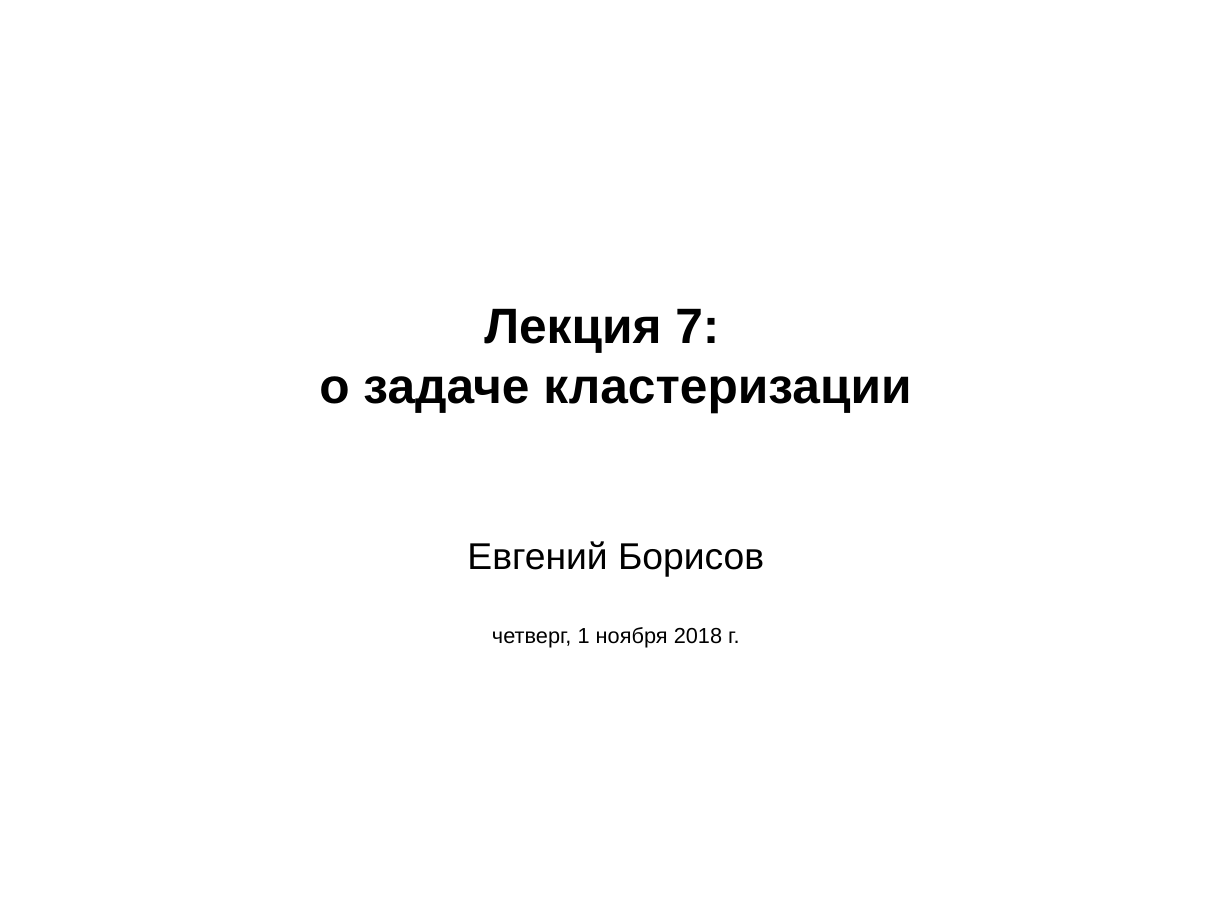
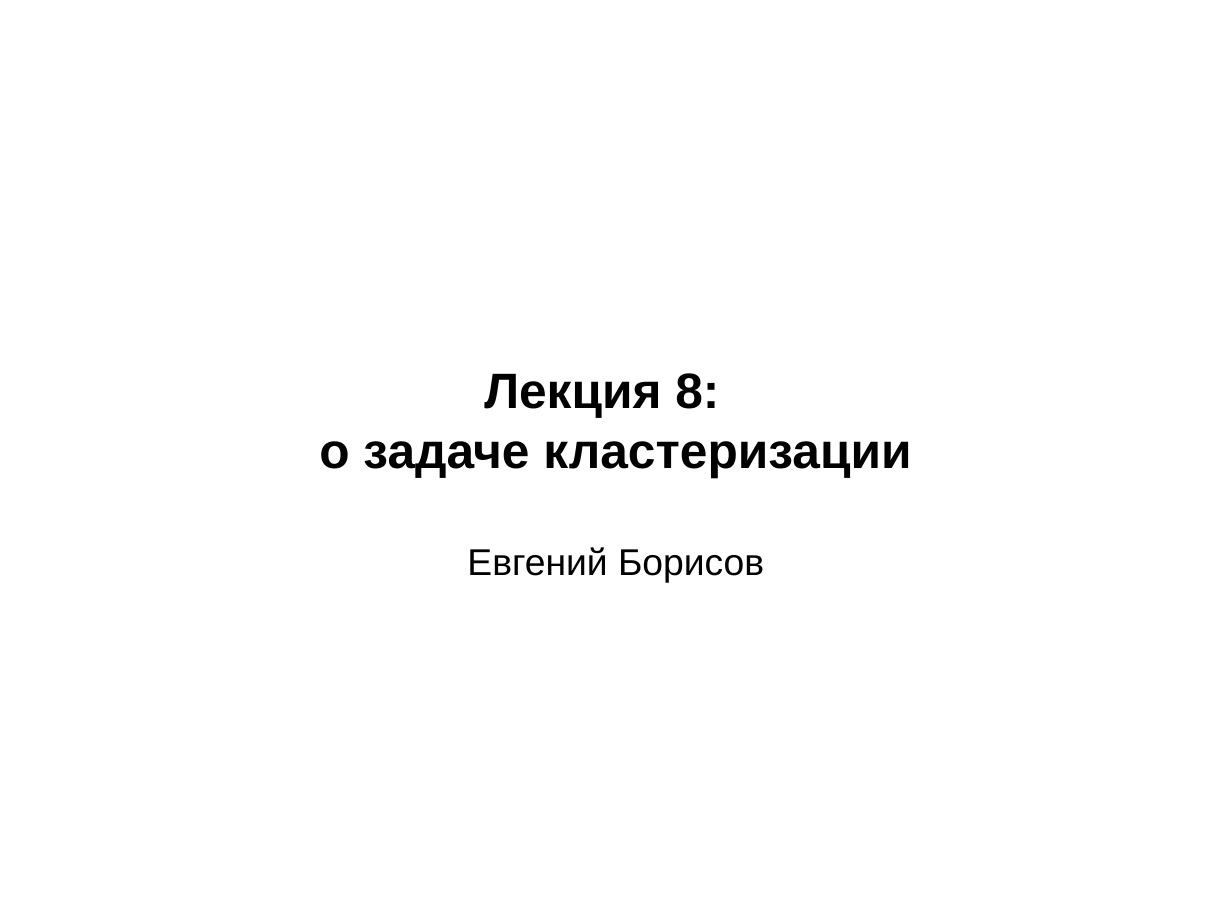
Before and after one commit to mechanoid5/ml_lectorium_legacy, a slide deck: slide 1 of 07-cluster.odp. Drawn at 1232x924 pixels with LibreOffice and Linux fonts; fonts in the diff are those of the drawing; background and template pictures are left out. Boxes give left, top, right and bottom in pixels: in the first picture for what was removed or moved away, otherwise in the second. Text is boxed around its words. In the diff, an @@ line names an element or a change of style, - is before the commit and + after.

```diff
--- a/07-cluster.odp
+++ b/07-cluster.odp
@@ subtitle at bbox=[484, 373, 719, 418]: text changed @@
-Лекция 7:
+Лекция 8:
@@ subtitle at bbox=[492, 627, 739, 648]: paragraph removed @@
-четверг, 1 ноября 2018 г.
```
Also in this commit, not shown: 29 other files.
